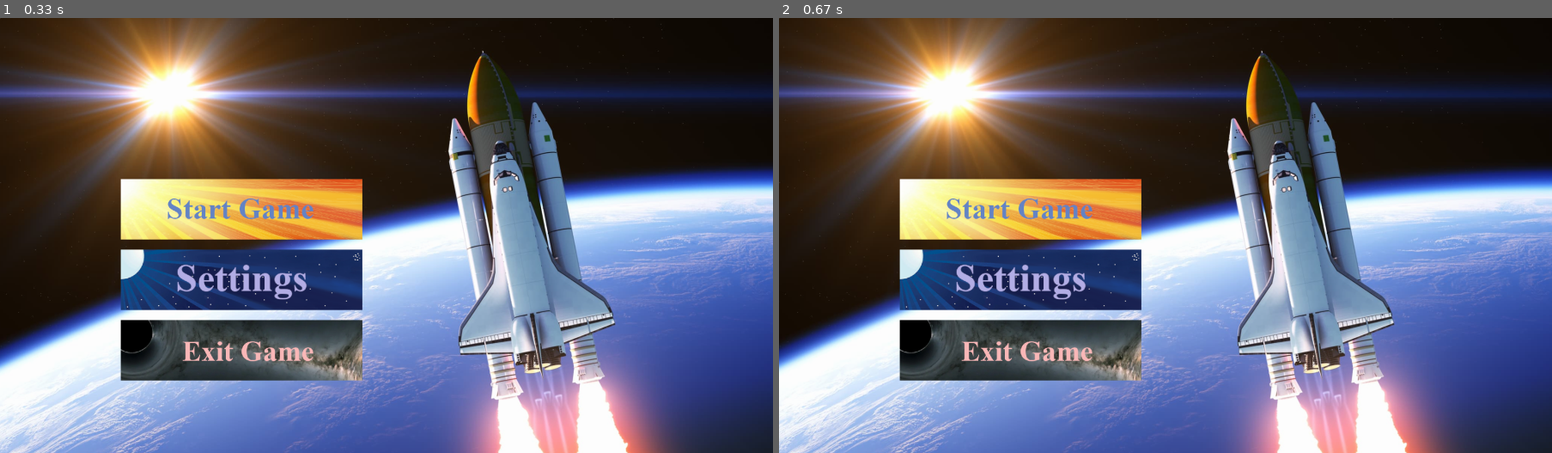
Above: before the commit, frames 1-2 (left to right).
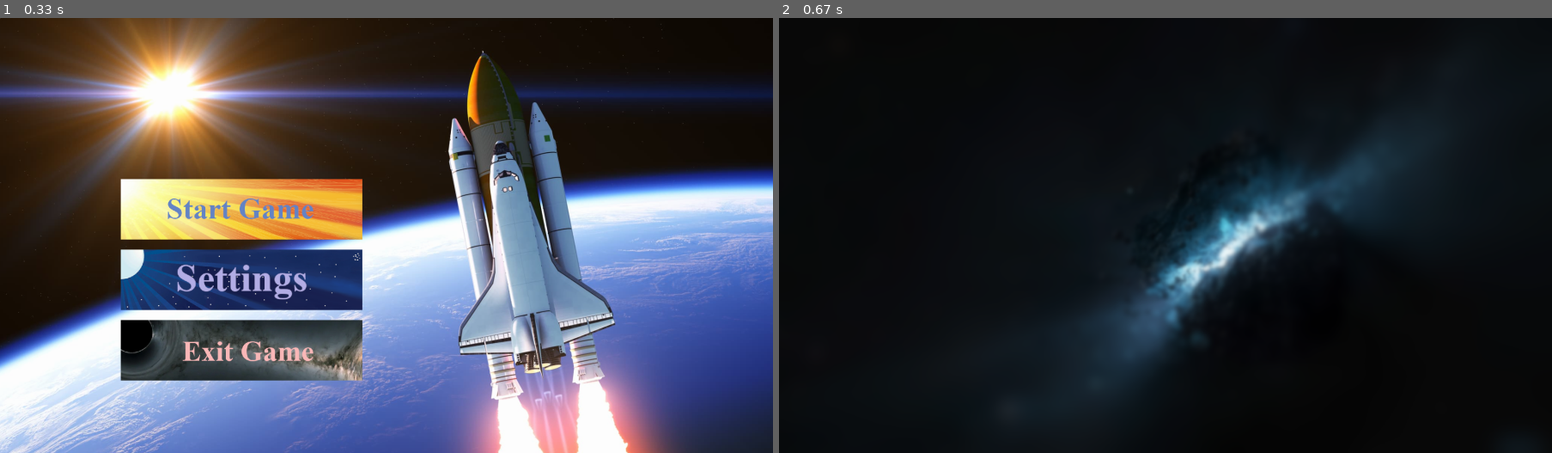
Above: after the commit, the same moments.

Repository: Minkema/PO5_informatica_pygame
Game: pygame game, started from first game/main.py
The game is run twice, just before and just after one commit, with the same random seed, the same clock (stepped at 60 frames per second) and the same inputs.
Inputs (mouse positions are in pixels of both pictures, inside the frame that each line leads up to):
- Up to frame 1 (0.33 s): no input
- Up to frame 2 (0.67 s): click (1134, 257) at 0.38 s

Frame 1 is identical in both runs. In frame 2, 83% of the frame differs, in the area x 0-100%, y 0-100%.

Commit message:
Update scenehandler.py
added settingspage with music
changed startscreen music

Diff:
--- a/first game/scenehandler.py
+++ b/first game/scenehandler.py
@@ -31,6 +31,8 @@
         loadTestScene()
     if(scenename == "gameOver"):
         loadGameOverScene()
+    if(scenename == "SettingsScreen"):
+        LoadSettingsScene()
 
 def loadTestScene():
     player.loadPlayer()
@@ -53,11 +55,11 @@
     #Loads the music in pygame so that it can be used later in the scene loop
     pygame.mixer.music.load('Audio\Startscreen\startscreen.mp3')
 
-    #Tries to load the specific background textures
     global background
     global Startbutton
     global Settingsbutton
     global Exitbutton
+    #Tries to load the specific background textures
     try:
         background_image = pygame.image.load('Textures/StartScreen/homescreen.png')
         background = pygame.transform.scale(background_image, resolution)
@@ -77,6 +79,17 @@
     Settingsbutton = ImageButton(((300/1920)*resolution[0]),((575/1920)*resolution[0]), SettingsButton_img)
     Exitbutton = ImageButton(((300/1920)*resolution[0]),((750/1920)*resolution[0]), ExitButton_img)
 
+def LoadSettingsScene():
+    global background
+    try:
+        background_image = pygame.image.load('Textures/Settings/Settings_Background.png')
+        background = pygame.transform.scale(background_image, resolution)
+    #if loading fails it will print that in the console
+    except pygame.error as e:
+        print("startscreen couldn't load")
+
+    pygame.mixer.music.load('Audio\Settings\SettingsPage.mp3')
+
 def loadGameOverScene():
     global astroids
     astroids = []
@@ -92,18 +105,6 @@
     #All scene specific stuff in the main game loop needs to be handled here
     if currentScene == "startscreen":
 
-        global music_active
-
-        #loads the music file for this specific scene
-        if music_active == False:
-            pygame.mixer.music.play()
-            music_active = True
-        if pygame.mixer.music.get_busy():
-            pygame.time.Clock().tick(100)
-        else:
-            pygame.mixer.music.stop()
-            music_active = False
-
         #Draw de daadwerkelijke knoppen
         Startbutton.draw()
         Settingsbutton.draw()
@@ -114,7 +115,7 @@
             loadScene("testScene")
 
         if Settingsbutton.checkClicked():
-            print("settingsbutton pressed")
+            loadScene("SettingsScreen")
 
         #Invoked de quit event zodat het eigenlijk lijkt alsof de speler op het kruisje heeft geclickt en de main function alles stopt
         if Exitbutton.checkClicked():
@@ -171,6 +172,18 @@
 
     if currentScene == "gameOver":
         screen.fill((0,0,0))
+
+    global music_active
+
+    #loads the music file for this specific scene
+    if music_active == False:
+        pygame.mixer.music.play()
+        music_active = True
+    if pygame.mixer.music.get_busy():
+        pygame.time.Clock().tick(100)
+    else:
+        pygame.mixer.music.stop()
+        music_active = False
 
 def checkCol():
     global isDead
